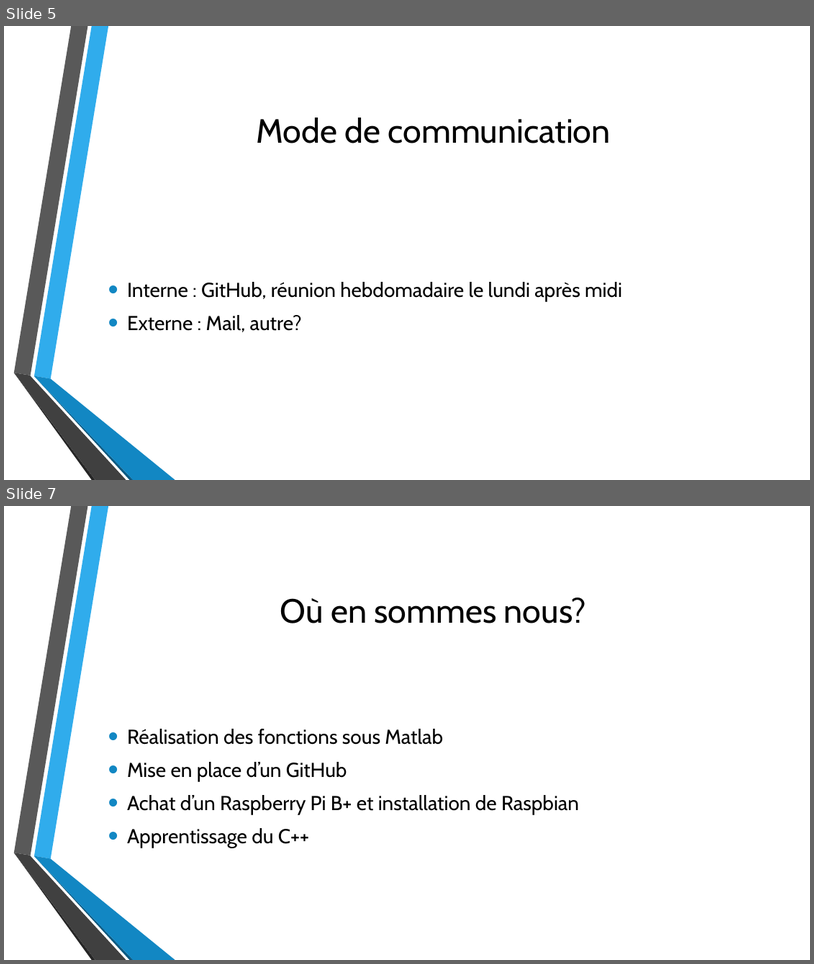
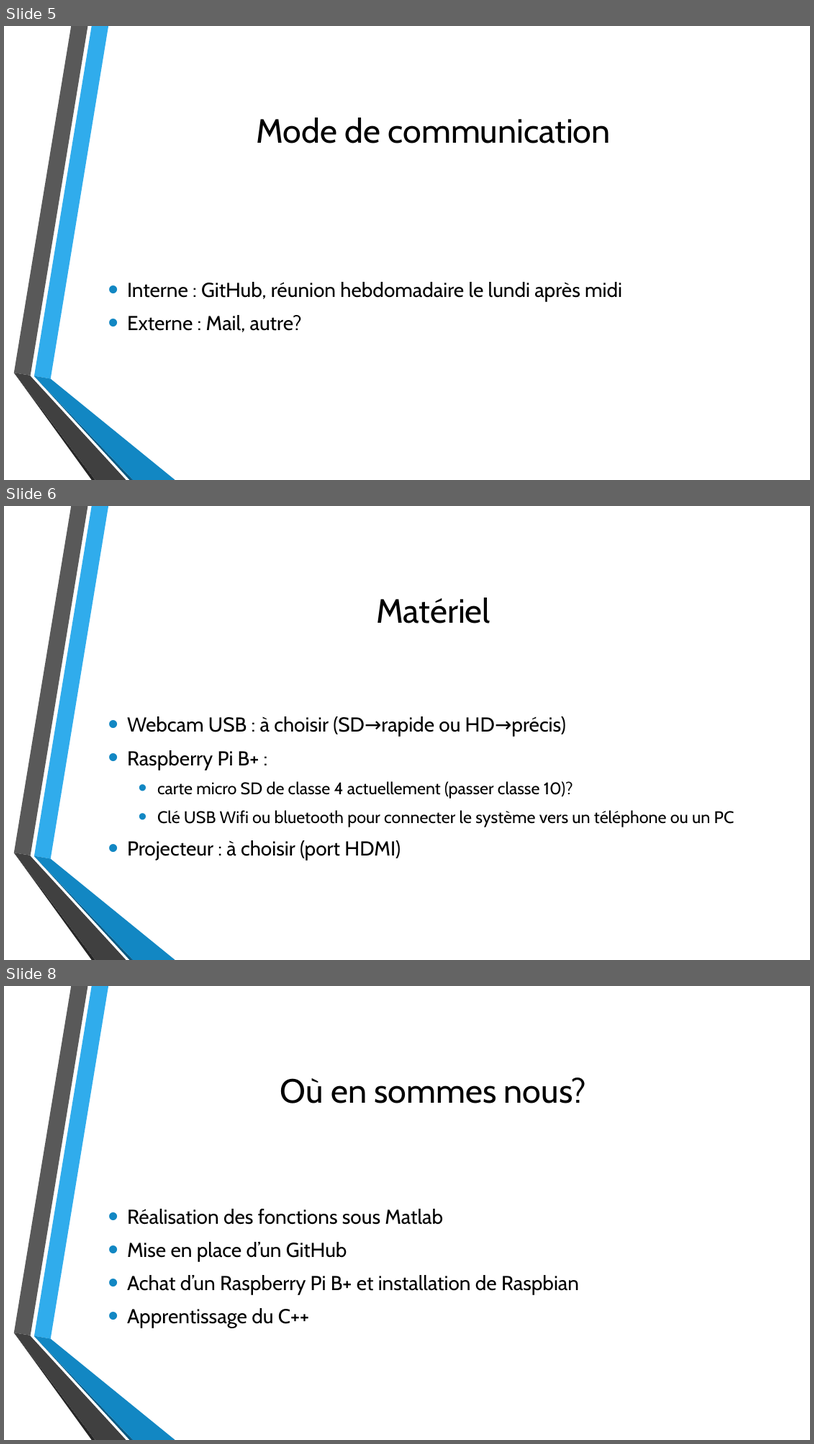
Before and after one commit to Bugro/CUBI, a slide deck: Com/Création et Utilisation d’un Billard Intelligent.pptx. Shown one above the other, each under a label of ours: slides 5 and 7 before the commit, slides 5, 6 and 8 after it; the slides between them are not shown. The pictures are 814x964 and 814x1444 pixels, drawn with LibreOffice and Linux fonts; fonts in the diff are those of the drawing; background and template pictures are left out. Boxes give left, top, right and bottom in pixels: in the first picture for what was removed or moved away, otherwise in the second. Text is boxed around its words. In the diff, an @@ line names an element or a change of style, - is before the commit and + after.

```diff
--- a/Com/Création et Utilisation d’un Billard Intelligent.pptx
+++ b/Com/Création et Utilisation d’un Billard Intelligent.pptx
@@ slide 6 added at [4, 506, 810, 960], background picture (left out); not listed: 6 template elements that a slide beside it also shows @@
@@ title added at [376, 597, 491, 623], 40 pt, text #000000 @@
+Matériel
@@ text added at [127, 716, 735, 860], 20 pt, text #000000 @@
+• Webcam USB : à choisir (SD→rapide ou HD→précis)
+• Raspberry Pi B+ :
+  • carte micro SD de classe 4 actuellement (passer classe 10)?
+  • Clé USB Wifi ou bluetooth pour connecter le système vers un téléphone ou un PC
+• Projecteur : à choisir (port HDMI)
@@ what was slide 7 is now slide 8 @@
```
Also in this commit, not shown: 1 slide changed, 1 slide removed, 1 other file.
